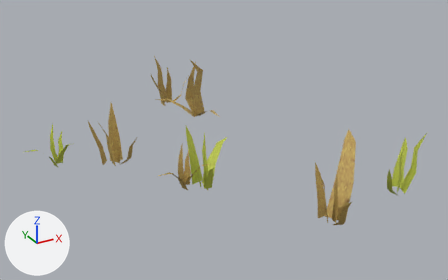
Two versions of the OBJ model res/models/grass1/grass1.obj, one commit apart.
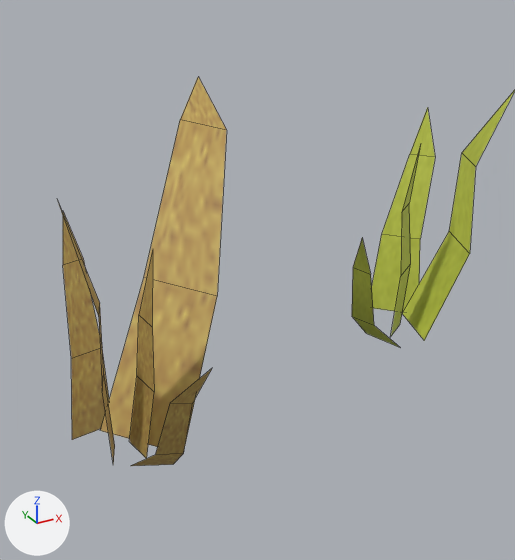
The first picture shows the older version from a 50 mm lens placed at (-4.15, -9.01, 4.76), pointed at (0.61, -0.35, 0.44). The close-ups show both versions on the part from 67% to 95% of the width and 39% to 89% of the height of that picture; other places that the commit changed are outside them. Arrows for +X, +Y and +Z are at lower left; the lights stay in place. The close-ups show mesh edges as thin lines. Where no turn or scale is listed for an object, it has been applied to the vertices.
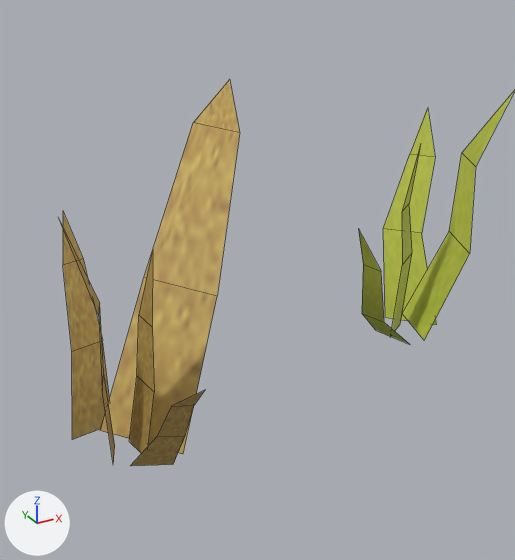
The change in detail:
me_plane_015 has 91 vertices, 39 faces and spans x -2.6..2.94, y -2.82..1.18, z -0.07..1.01.
me_plane_015 is used by ob_plane_015; location (0.0, 0.0, 0.0).
me_plane_015 part 1: all 2 vertices in x 2.7..2.8, y -2.45..-2.34, z 0.26 are moved by (-0.01, -0.02, 0.04).
me_plane_015 part 2: all 2 vertices in x 2.64..2.78, y -2.51..-2.36, z -0.05 are moved by (0.0, -0.1, 0.0).
me_plane_015 part 3: all 2 vertices in x 2.52..2.63, y -2.64..-2.58, z 0.25 are moved by (0.0, 0.0, 0.05).
me_plane_015 part 4: the 1 vertex in x 2.11, y -2.82, z 0.6 is moved by (0.04, 0.07, 0.0).
me_plane_015 part 5: all 6 vertices in x 2.21..2.47, y -2.77..-2.58, z -0.01..0.39 are moved by (0.05, 0.0, 0.0).
me_plane_047 has 154 vertices, 66 faces and spans x -1.39..1.97, y -3.33..3.29, z -0.06..1.23.
me_plane_047 is used by ob_plane_047; location (0.0, 0.0, 0.0).
Part 6, on me_plane_047:
Vertex 4 of me_plane_047 moves from (1.12, -2.56, 0.26) at pixel (102, 347) to (1.12, -2.56, 0.29) at pixel (102, 340).
Vertex 5 of me_plane_047 moves from (0.97, -2.57, 0.26) at pixel (71, 358) to (0.97, -2.57, 0.29) at pixel (71, 351).
Vertex 8 of me_plane_047 moves from (0.85, -2.58, 0.95) to (0.78, -2.69, 0.94).
Vertex 15 of me_plane_047 moves from (0.97, -3.33, 0.6) at pixel (212, 367) to (0.92, -3.36, 0.54) at pixel (205, 389).
Vertex 17 of me_plane_047 moves from (0.94, -3.17, 0.39) at pixel (169, 403) to (0.93, -3.19, 0.39) at pixel (171, 406).
Vertex 18 of me_plane_047 moves from (0.95, -3.11, 0.15) at pixel (155, 454) to (0.95, -3.11, 0.22) at pixel (156, 436).
Vertex 19 of me_plane_047 moves from (1.04, -3.15, 0.15) at pixel (183, 453) to (1.04, -3.15, 0.22) at pixel (185, 435).
Vertex 20 of me_plane_047 moves from (1.01, -3.21, 0.39) at pixel (192, 402) to (1.0, -3.22, 0.39) at pixel (194, 405).
Vertex 22 of me_plane_047 moves from (1.97, -1.99, 0.98) at pixel (198, 76) to (2.06, -2.07, 0.97) at pixel (229, 79).
Vertex 24 of me_plane_047 moves from (1.81, -2.35, 0.92) at pixel (226, 130) to (1.84, -2.4, 0.92) at pixel (239, 132).
Vertex 27 of me_plane_047 moves from (1.72, -2.19, 0.92) at pixel (180, 119) to (1.74, -2.24, 0.92) at pixel (193, 122).

Boxes [x1, y1, x2, y2] around the edits, measured in the close-ups (515 x 560 px; the box of a moved part takes in the faces that stretch with it):
'Plane.047', reshaped (7% wider): before [58, 77, 227, 466]; after [59, 79, 240, 466]
'Plane.015', reshaped: before [352, 90, 515, 347]; after [358, 90, 515, 344]
part 1 of me_plane_015, moved or reshaped: before [382, 154, 435, 239]; after [383, 154, 435, 233]
part 2 of me_plane_015, moved or reshaped: before [372, 235, 420, 312]; after [383, 229, 436, 325]
part 3 of me_plane_015, moved or reshaped: before [391, 204, 411, 336]; after [392, 204, 412, 331]
part 4 of me_plane_015, moved or reshaped: before [353, 239, 371, 274]; after [358, 229, 381, 271]
part 5 of me_plane_015, moved or reshaped: before [352, 268, 399, 347]; after [362, 265, 409, 344]
